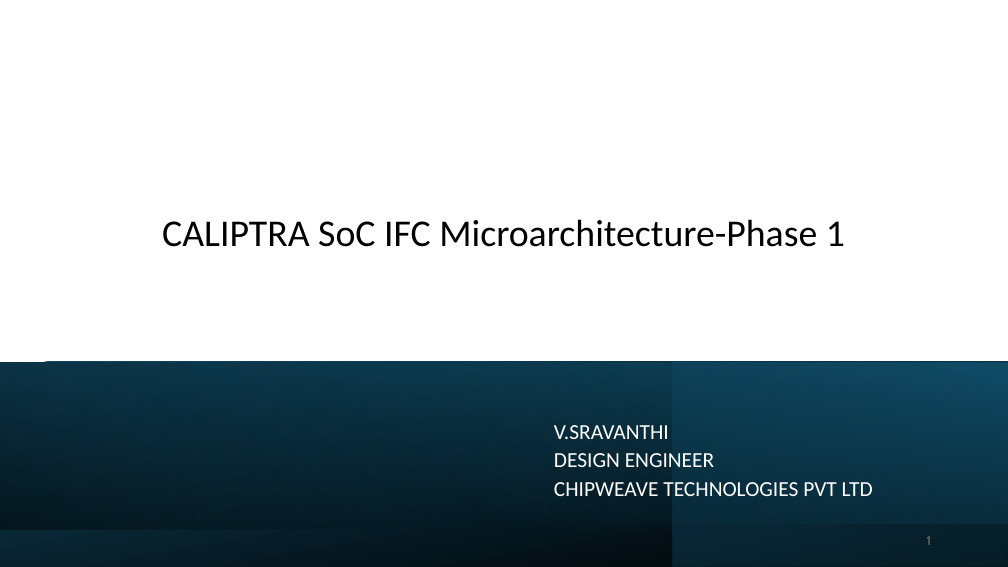
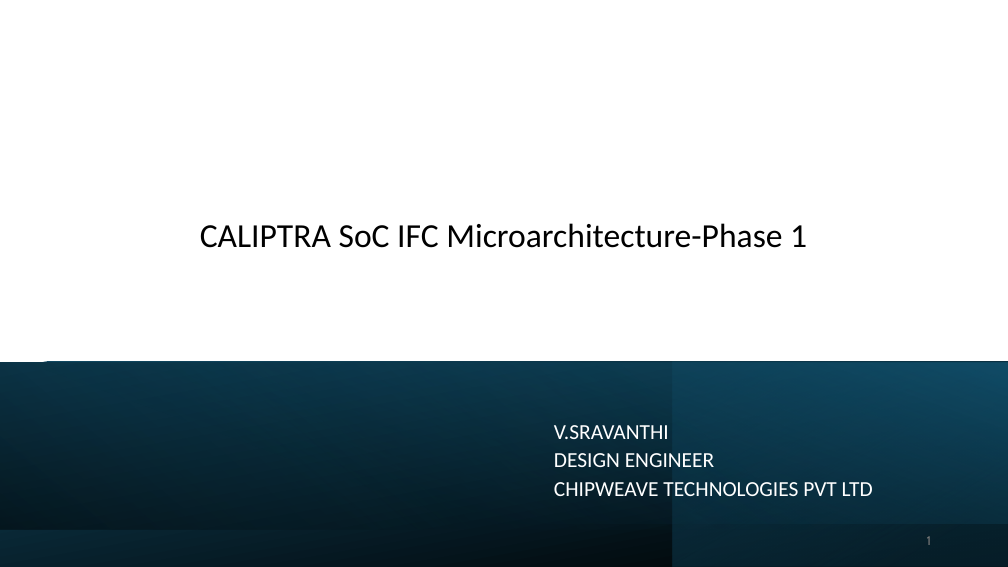
Before and after one commit to vennapusasravs/Chipweave-PPTS, a slide deck: slide 1 of caliptra microo.pptx. Drawn at 1008x567 pixels with LibreOffice and Linux fonts; fonts in the diff are those of the drawing. Boxes give left, top, right and bottom in pixels: in the first picture for what was removed or moved away, otherwise in the second. Text is boxed around its words. In the diff, an @@ line names an element or a change of style, - is before the commit and + after.

Commit message:
added caliptra microo ppt

```diff
--- a/caliptra microo.pptx
+++ b/caliptra microo.pptx
@@ title "CALIPTRA SoC IFC Microarchitecture-Phase 1" at box(200, 223, 807, 248): size 36 to 32 pt @@
```
